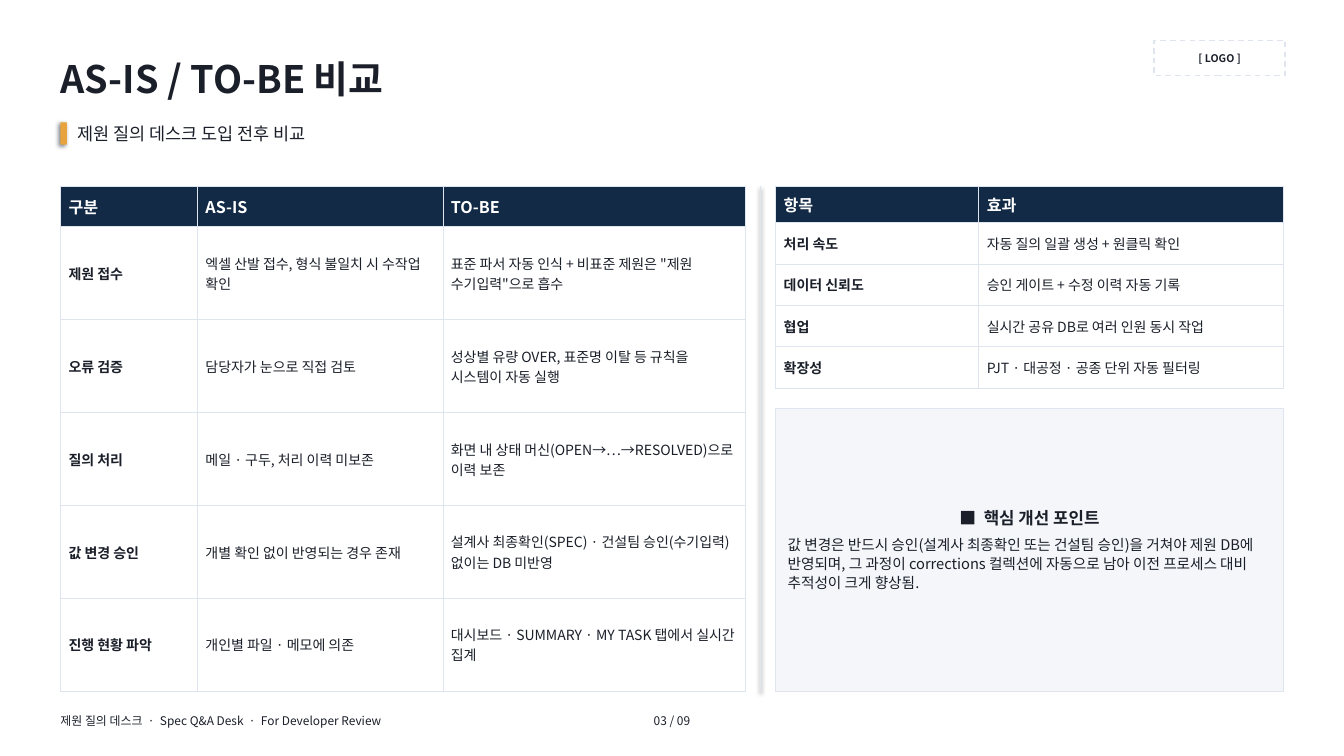
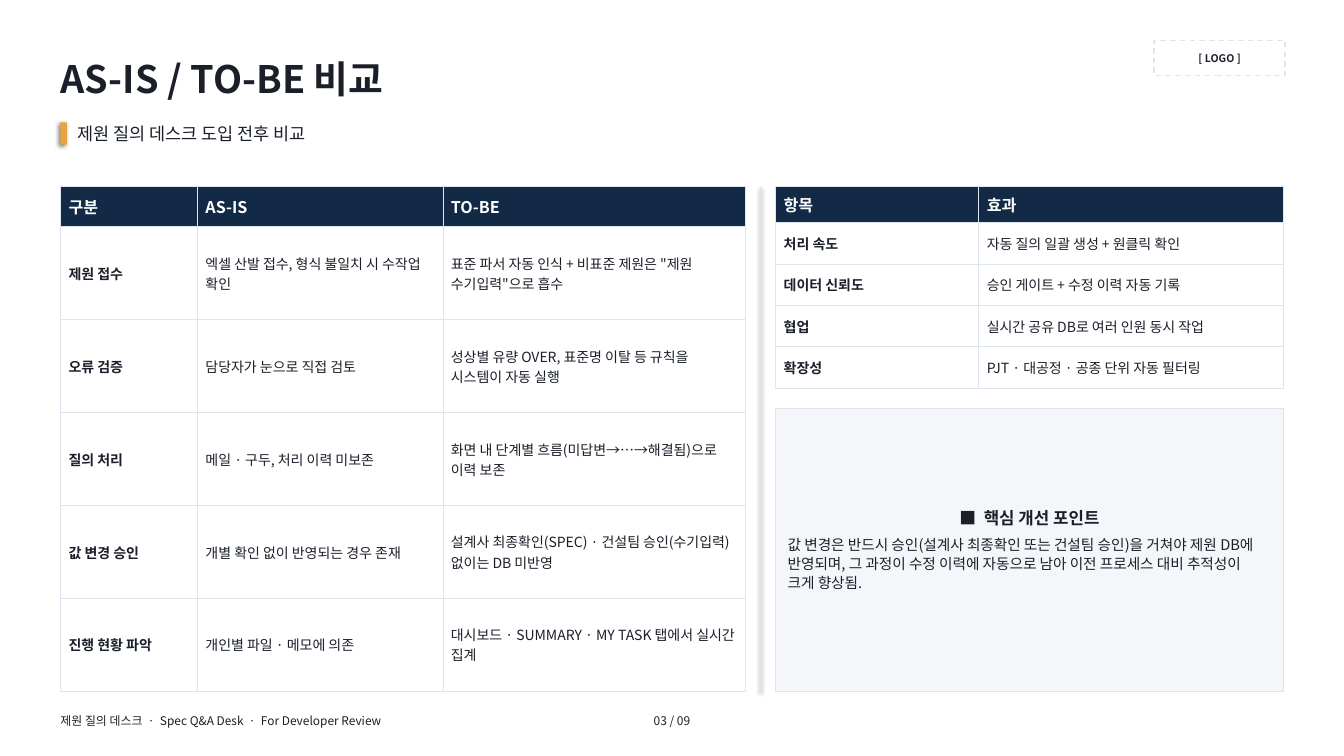
Before and after one commit to bbooggoo/-, a slide deck: slide 3 of demo/spec-qa-workflow-dev-briefing.pptx. Drawn at 1344x756 pixels with LibreOffice and Linux fonts; fonts in the diff are those of the drawing. Boxes give left, top, right and bottom in pixels: in the first picture for what was removed or moved away, otherwise in the second. Text is boxed around its words. In the diff, an @@ line names an element or a change of style, - is before the commit and + after.

```diff
--- a/demo/spec-qa-workflow-dev-briefing.pptx
+++ b/demo/spec-qa-workflow-dev-briefing.pptx
@@ table at (x1=60, y1=187, x2=745, y2=692) @@
-row 4, column 3: 화면 내 상태 머신(OPEN→…→RESOLVED)으로 이력 보존
+row 4, column 3: 화면 내 단계별 흐름(미답변→…→해결됨)으로 이력 보존
@@ text in rectangle at (x1=788, y1=537, x2=1253, y2=589): text changed @@
-값 변경은 반드시 승인(설계사 최종확인 또는 건설팀 승인)을 거쳐야 제원 DB에 반영되며, 그 과정이 corrections 컬렉션에 자동으로 남아 이전 프로세스 대비 추적성이 크게 향상됨.
+값 변경은 반드시 승인(설계사 최종확인 또는 건설팀 승인)을 거쳐야 제원 DB에 반영되며, 그 과정이 수정 이력에 자동으로 남아 이전 프로세스 대비 추적성이 크게 향상됨.
```
Also in this commit, not shown: 2 other slides changed, 1 slide added, 1 slide removed, 2 other files.
